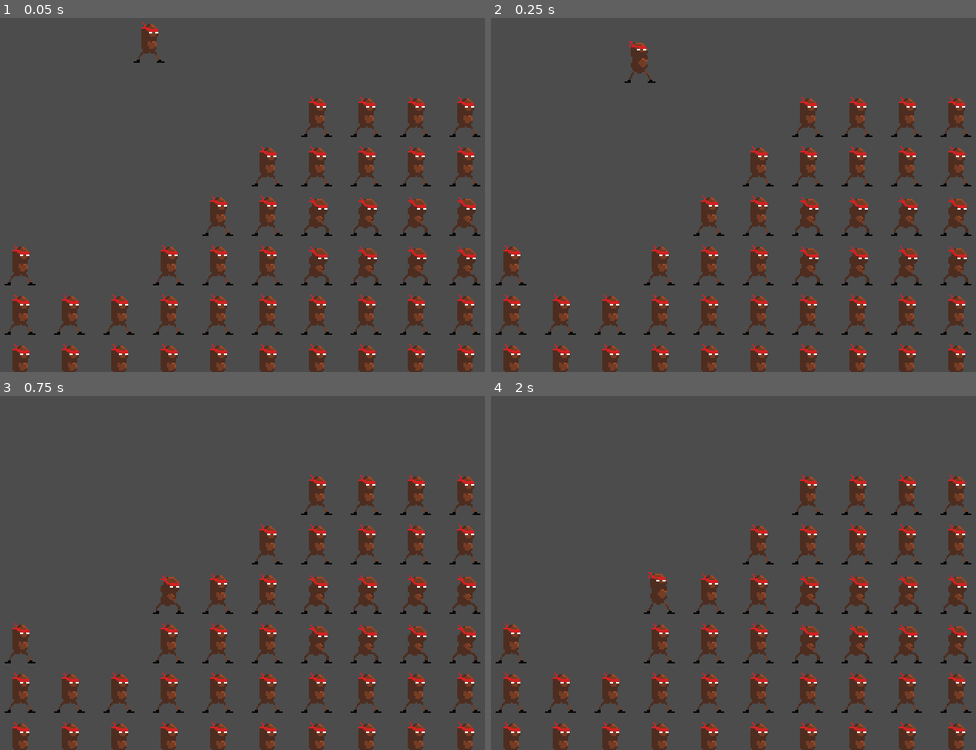
Above: before the commit, frames 1-4 (two rows, left to right).
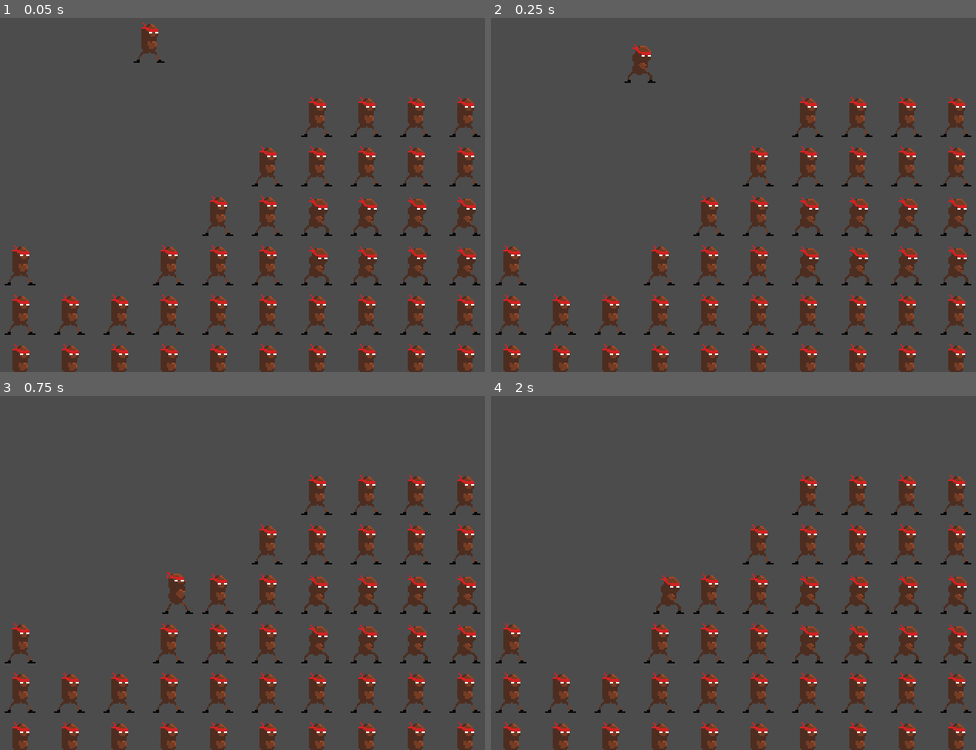
Above: after the commit, the same moments.

Repository: fintanneff/GodotWithGit
Game: Godot game, scene res://PlatDemo/PlatScene.tscn
Same seed, same stepped clock (60 frames per second), same inputs: the game is played once before the commit and once after it. This scene is started directly instead of the project's main scene.
Inputs (mouse positions are in pixels of both pictures, inside the frame that each line leads up to):
- Up to frame 1 (0.05 s): no input
- Up to frame 2 (0.25 s): no input
- Up to frame 3 (0.75 s): move the mouse to (354, 544) at 0.52 s; hold Right (ui_right) from 0.53 s (still down)
- Up to frame 4 (2 s): keep holding Right (ui_right); tap Space (ui_select) at 0.77, 1.52 s; tap Enter at 1.25 s; move the mouse to (636, 583) at 1.27 s

Frame 1 is identical in both runs. In frame 2, 0.2% of the frame differs, in the area x 28-34%, y 6-18%; in frame 3, 0.4%; in frame 4, 0.5%, in the area x 31-40%, y 49-62%.

Commit message:
Sticks harder to the floor
Sticks harder to the floor

Diff:
--- a/PlatDemo/Player/PlatPlayer.gd
+++ b/PlatDemo/Player/PlatPlayer.gd
@@ -14,15 +14,17 @@
 		movevec.x = 0
 
 func _physics_process(delta):
+	if (Input.is_action_just_pressed("ui_up")):
+		print("up detected")
 	#Grav
 	if (is_on_floor()):
-		movevec.y = 2
+		movevec.y = 10
 		if (Input.is_action_just_pressed("ui_up")):
 			movevec.y = -200
+			print("lol")
 	else:
 		movevec.y += 7
 		if (Input.is_action_just_released("ui_up") && movevec.y < 0):
 			movevec.y /= 3
 	#ApplyMove
-	move_and_slide(movevec.x * Vector2.RIGHT, Vector2.UP, true)
-	move_and_slide(movevec.y * Vector2.DOWN, Vector2.UP, true)
+	movevec = move_and_slide(movevec, Vector2.UP, true)
--- a/PlatDemo/Player/PlatPlayer.tscn
+++ b/PlatDemo/Player/PlatPlayer.tscn
@@ -4,7 +4,7 @@
 [ext_resource path="res://PlatDemo/Player/beanframes.tres" type="SpriteFrames" id=2]
 
 [sub_resource type="RectangleShape2D" id=1]
-extents = Vector2( 16, 16 )
+extents = Vector2( 10, 16 )
 
 [node name="PlatPlayer" type="KinematicBody2D"]
 script = ExtResource( 1 )
@@ -15,4 +15,5 @@
 [node name="Spr" type="AnimatedSprite" parent="."]
 frames = ExtResource( 2 )
 animation = "idle"
+frame = 2
 playing = true
